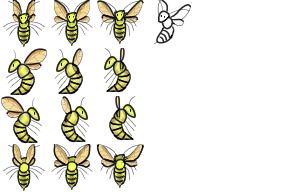
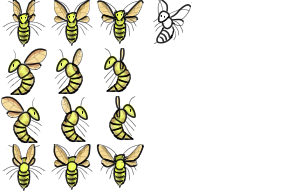
Revision of a layered 288 x 192 image; what changed, layer by layer:
added layer "Legs" (1st of 13, in "Left down 1" › "Line") in group "Line" over 153, 18, 183, 41
